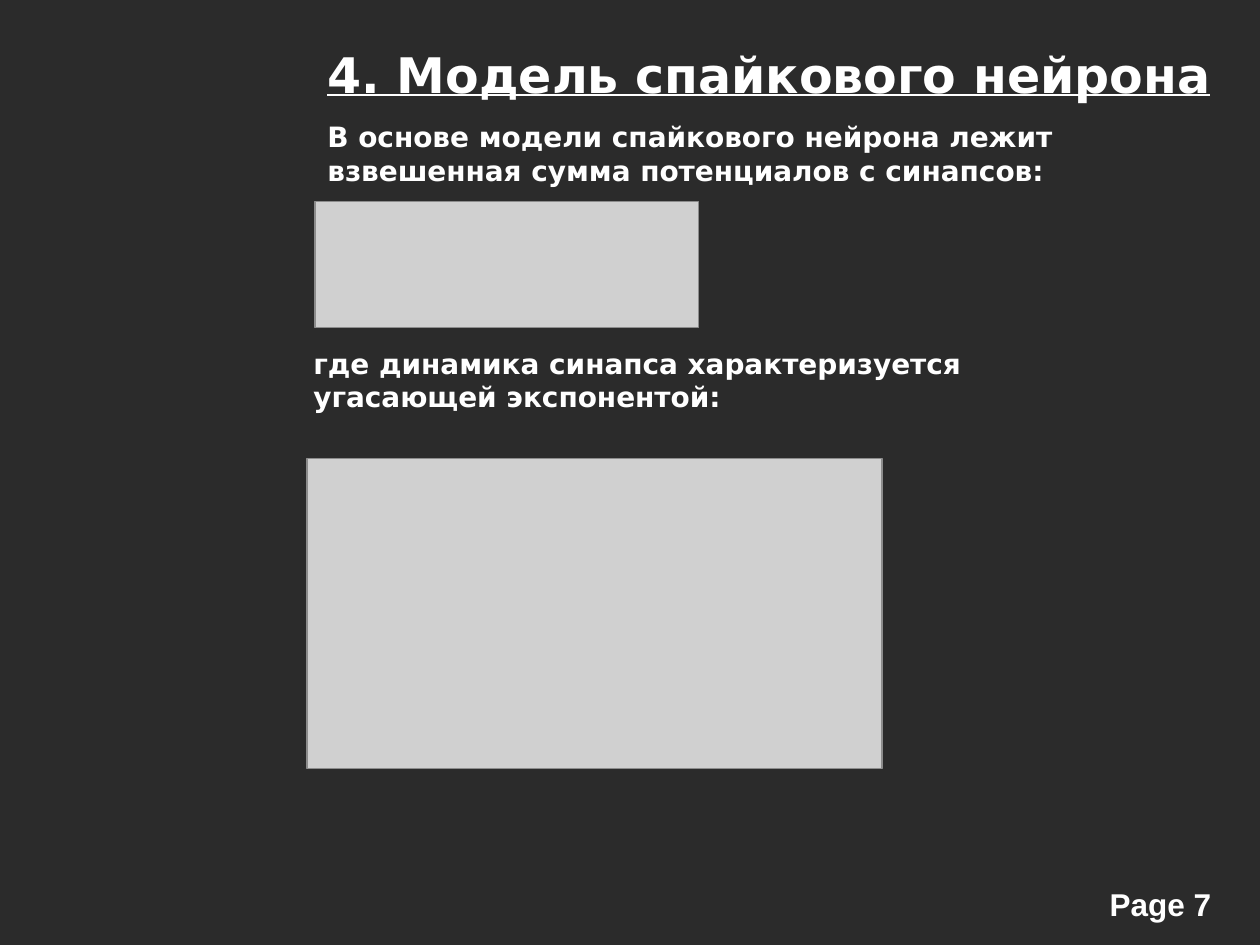
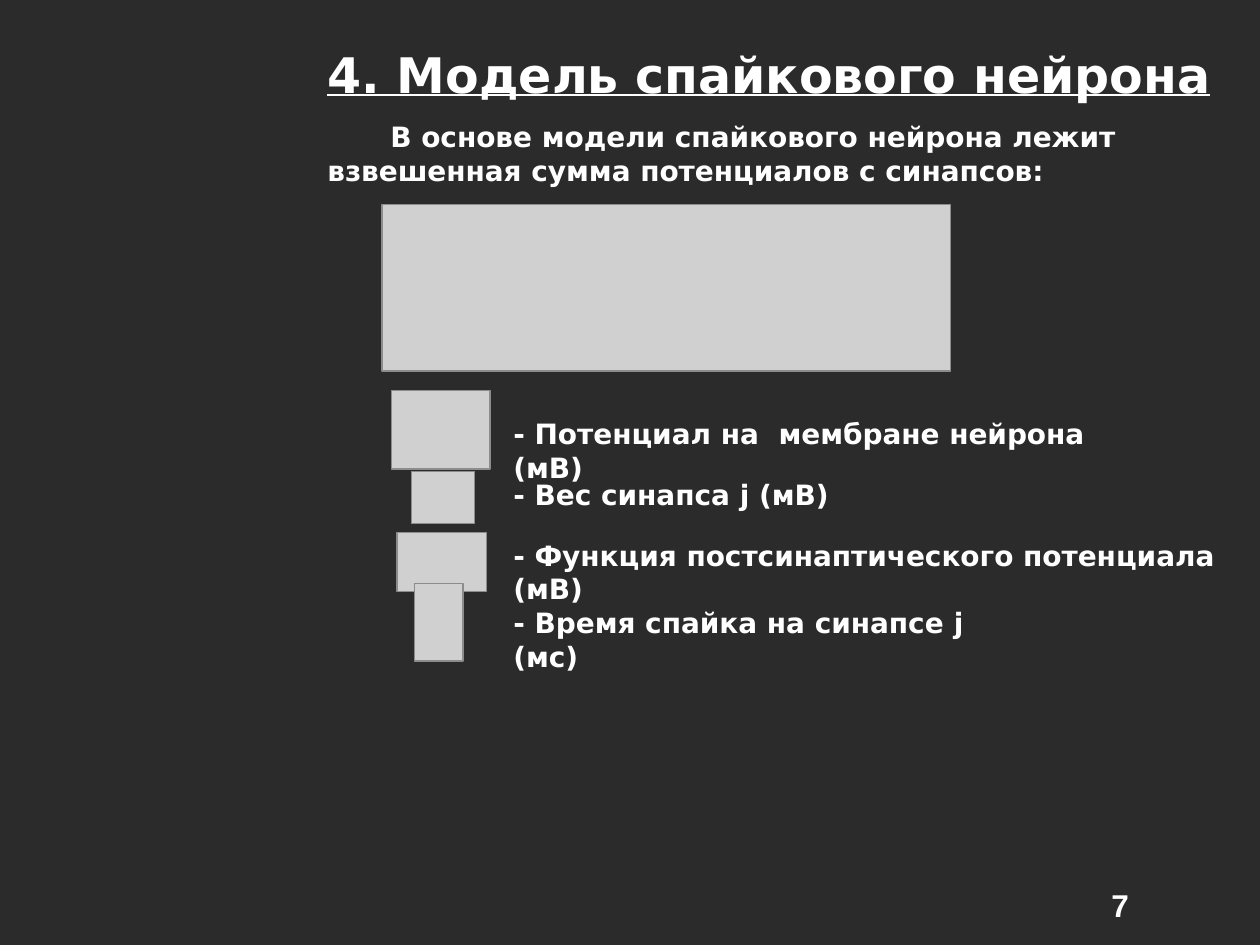
Before and after one commit to alexeyche/alexeyche-junk, a slide deck: slide 7 of cns/doc/conf.ppt. Drawn at 1260x945 pixels with LibreOffice and Linux fonts; fonts in the diff are those of the drawing; grey boxes stand for pictures; background and template pictures are left out; a plain dark background stands for a picture behind light text. Boxes give left, top, right and bottom in pixels: in the first picture for what was removed or moved away, otherwise in the second. Text is boxed around its words. In the diff, an @@ line names an element or a change of style, - is before the commit and + after.

```diff
--- a/cns/doc/conf.ppt
+++ b/cns/doc/conf.ppt
@@ text "В основе модели спайкового нейрона ..." rewrapped from [327,125,1052,187] to [327,125,1115,187] @@
@@ picture: place and size @@
-picture at [315,202,698,328]
+picture at [382,204,950,370]
@@ text removed at [313,358,961,413] @@
-где динамика синапса характеризуется угасающей экспонентой:
@@ picture added at [392,391,490,470] @@
@@ text added at [513,422,1084,482], 16 pt, text #FFFFFF, bold @@
+- Потенциал на мембране нейрона (мВ)
@@ picture added at [412,471,475,524] @@
@@ text added at [535,483,829,511], 16 pt, text #FFFFFF, bold @@
+- Вес синапса j (мВ)
@@ picture added at [397,532,486,591] @@
@@ text added at [513,545,1214,603], 16 pt, text #FFFFFF, bold @@
+- Функция постсинаптического потенциала (мВ)
@@ picture: place and size @@
-picture at [307,459,882,769]
+picture at [415,583,464,660]
@@ text added at [513,611,964,671], 16 pt, text #FFFFFF, bold @@
+- Время спайка на синапсе j (мс)
@@ page number at [1111,895,1129,917]: text changed @@
-Page 7
+7
```
Also in this commit, not shown: 9 other slides changed, 3 slides added, 3 slides removed, 2 other files.
